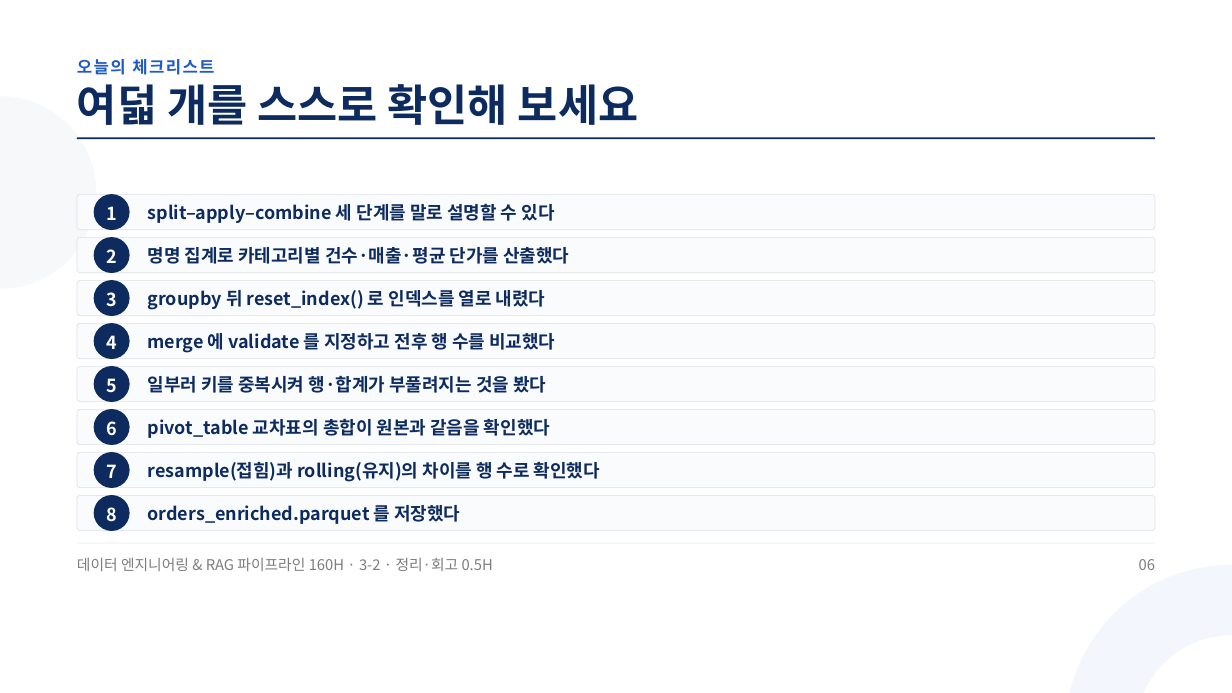
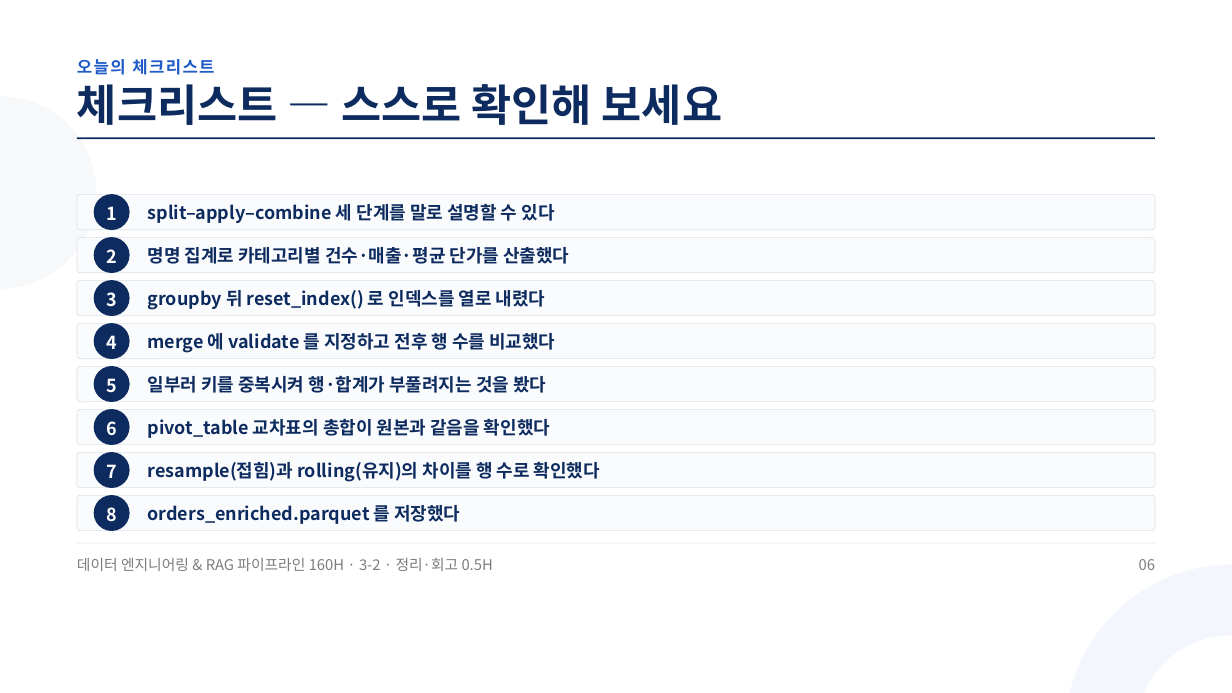
Before and after one commit to aebonlee/materials, a slide deck: slide 6 of data-eng/decks/w3d2s4.pptx. Drawn at 1232x693 pixels with LibreOffice and Linux fonts; fonts in the diff are those of the drawing. Boxes give left, top, right and bottom in pixels: in the first picture for what was removed or moved away, otherwise in the second. Text is boxed around its words. In the diff, an @@ line names an element or a change of style, - is before the commit and + after.

```diff
--- a/data-eng/decks/w3d2s4.pptx
+++ b/data-eng/decks/w3d2s4.pptx
@@ text at [77, 84, 722, 125]: text changed @@
-여덟 개를 스스로 확인해 보세요
+체크리스트 — 스스로 확인해 보세요
```
Also in this commit, not shown: 9 other files.
